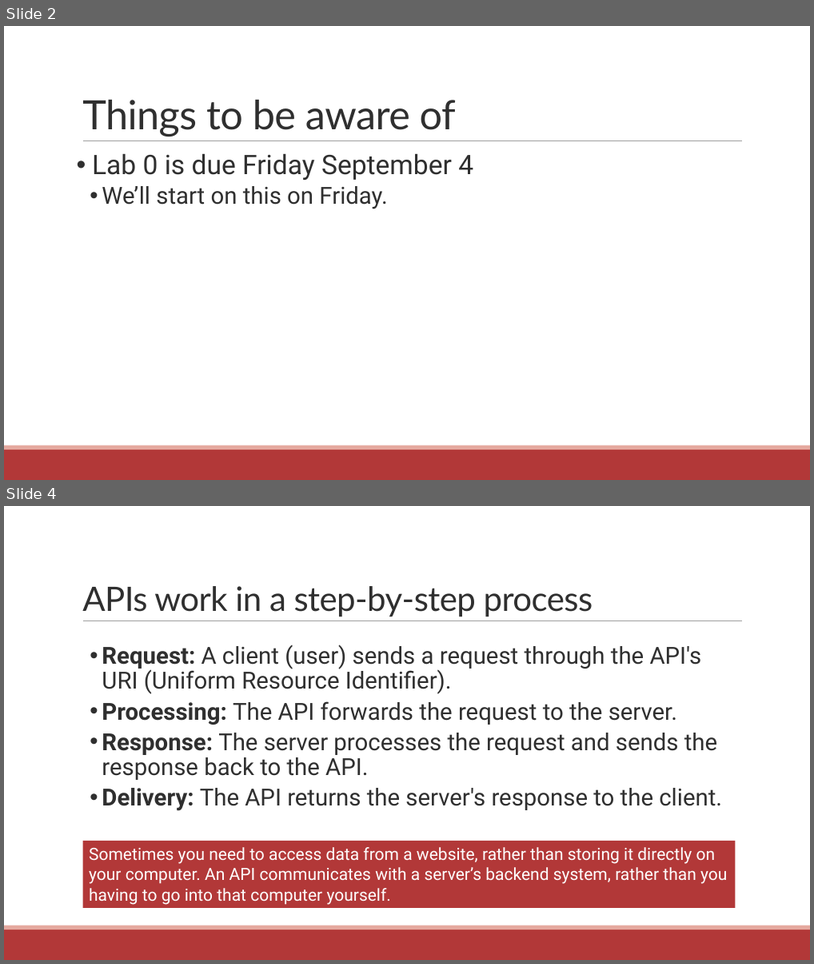
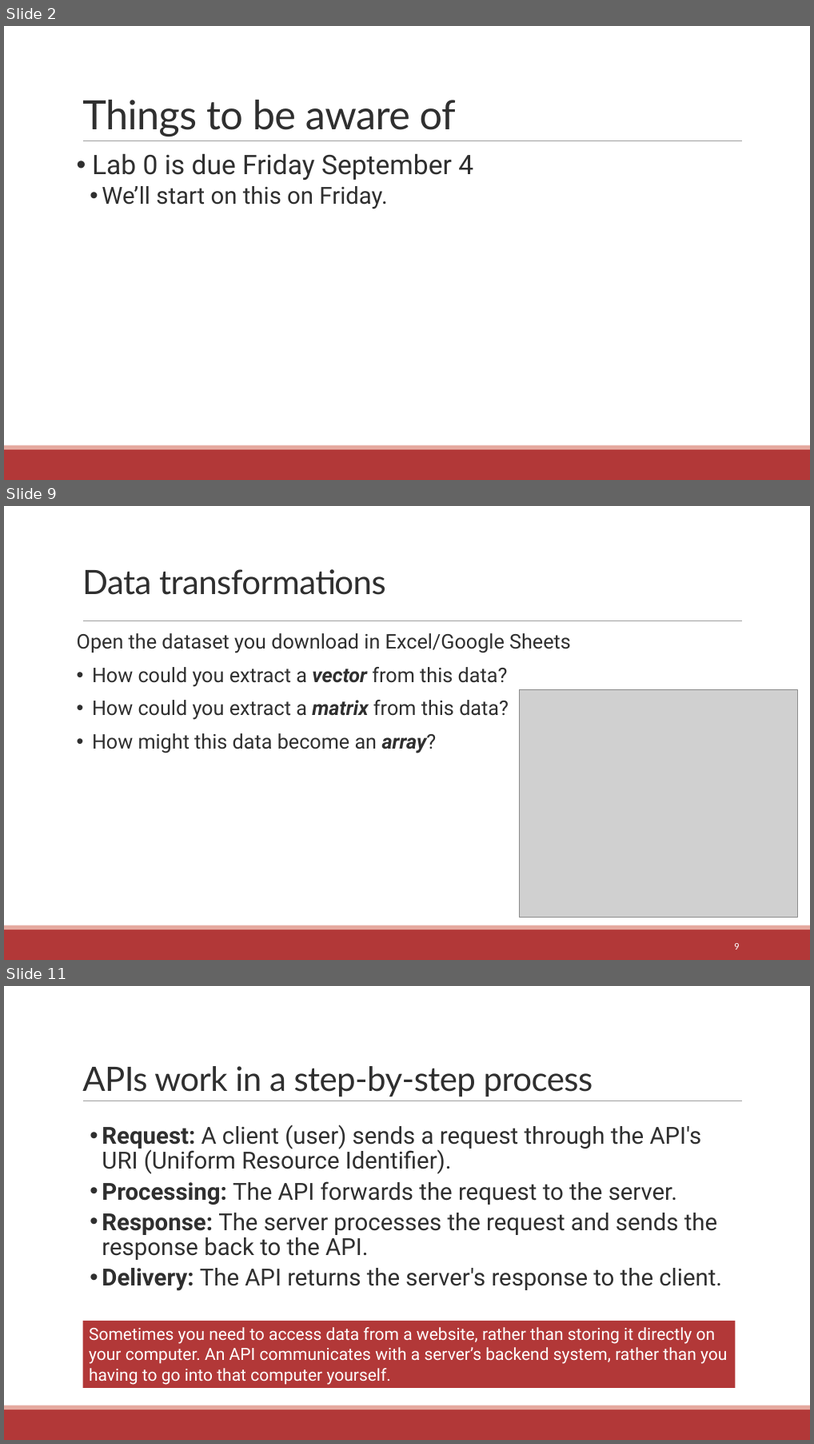
Before and after one commit to communitymaplab/geog4300_datascience, a slide deck: in_class_slides/geog4300_L05-readingdata.pptx. Shown one above the other, each under a label of ours: slides 2 and 4 before the commit, slides 2, 9 and 11 after it; the slides between them are not shown. The pictures are 814x964 and 814x1444 pixels, drawn with LibreOffice and Linux fonts; fonts in the diff are those of the drawing; grey boxes stand for pictures. Boxes give left, top, right and bottom in pixels: in the first picture for what was removed or moved away, otherwise in the second. Text is boxed around its words. In the diff, an @@ line names an element or a change of style, - is before the commit and + after.

```diff
--- a/in_class_slides/geog4300_L05-readingdata.pptx
+++ b/in_class_slides/geog4300_L05-readingdata.pptx
@@ slide 9 added at bbox=[4, 506, 810, 960], background #FFFFFF; not listed: 3 template elements that a slide beside it also shows @@
@@ text added at bbox=[82, 569, 386, 595], 40 pt, text #2F2F2F @@
+Data transformations
@@ text added at bbox=[77, 633, 571, 753], 24 pt, text #2F2F2F @@
+Open the dataset you download in Excel/Google Sheets
+• How could you extract a vector from this data?
+• How could you extract a matrix from this data?
+• How might this data become an array?
@@ picture added at bbox=[520, 689, 798, 916] @@
@@ page number added at bbox=[734, 943, 739, 949], 12 pt, text #FFFFFF @@
+9
@@ what was slide 4 is now slide 11 @@
```
Also in this commit, not shown: 2 slides changed, 9 other slides added, 1 slide removed, 8 other files.
